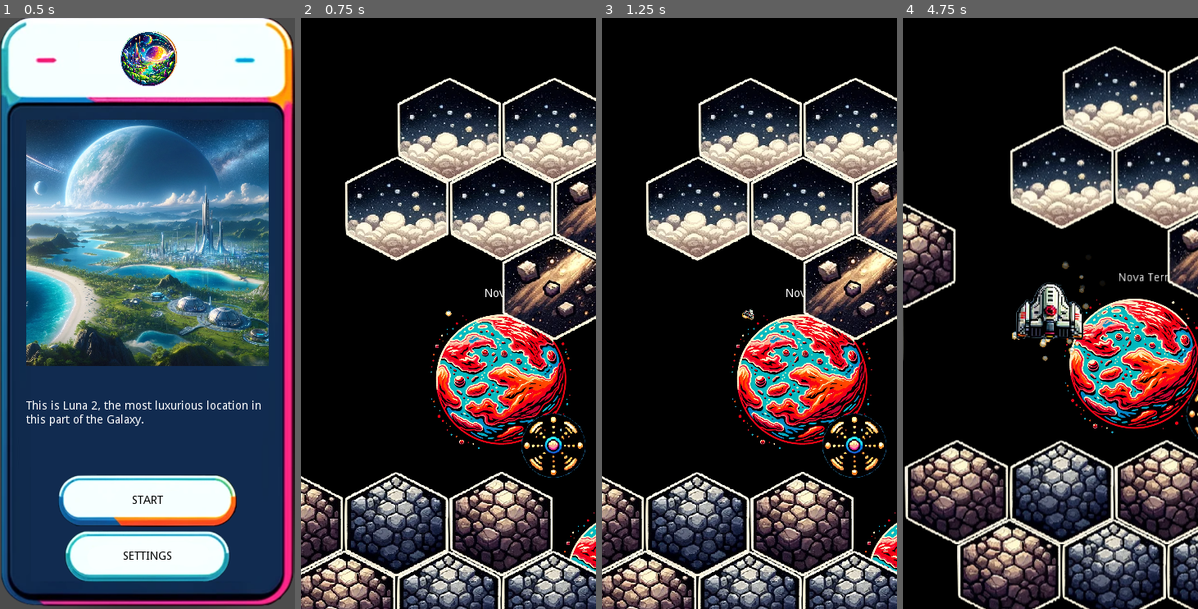
Above: before the commit, frames 1-4 (left to right).
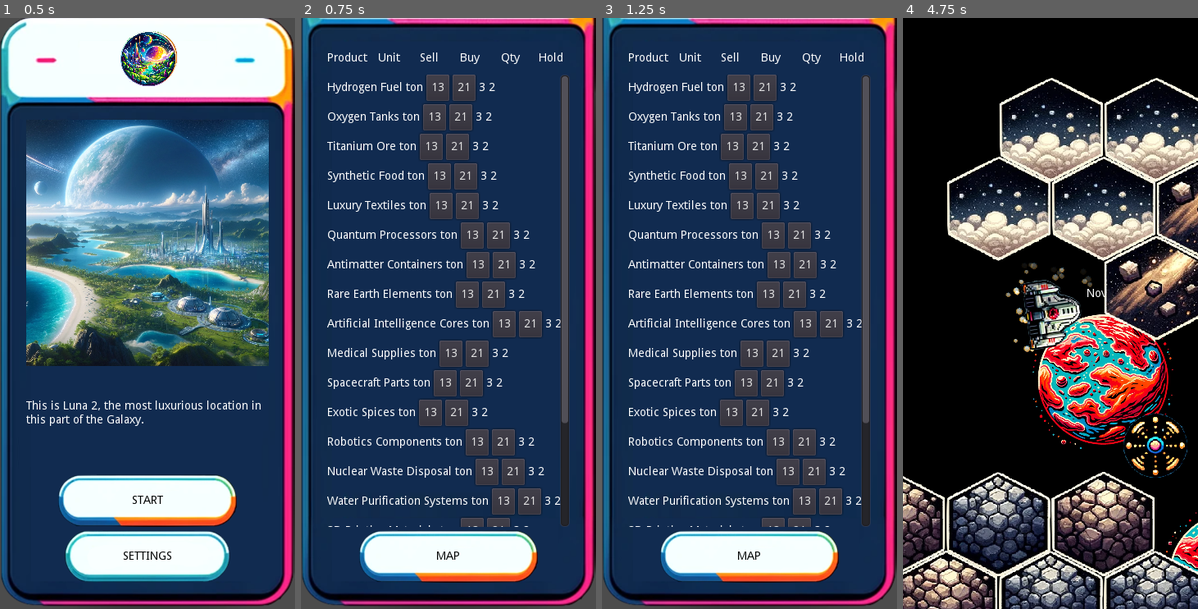
Above: after the commit, the same moments.

Repository: alexkorep/luna2
Game: Godot game, scene res://scenes/intro/intro.tscn
Same seed, same stepped clock (60 frames per second), same inputs: the game is played once before the commit and once after it.
Inputs (mouse positions are in pixels of both pictures, inside the frame that each line leads up to):
- Up to frame 1 (0.5 s): no input
- Up to frame 2 (0.75 s): click "Start" at 0.5 s
- Up to frame 3 (1.25 s): no input
- Up to frame 4 (4.75 s): click (1050, 555) at 1.25 s, where only the run after the commit has a clickable "Map"; move the mouse to (1115, 283) at 2.02 s; click (1115, 283) at 2.17 s; move the mouse to (991, 343) at 2.77 s; click (991, 343) at 2.92 s; move the mouse to (1080, 183) at 3.52 s; click (1080, 183) at 3.67 s; move the mouse to (1035, 431) at 4.27 s; click (1035, 431) at 4.42 s

Frame 1 is identical in both runs. In frame 2, 97% of the frame differs, in the area x 0-100%, y 0-100%; in frame 3, 97%; in frame 4, 58%.

Commit message:
Fill trade screen with goods

Diff:
--- a/src/project.godot
+++ b/src/project.godot
@@ -18,11 +18,6 @@
 "class": "Player",
 "language": "GDScript",
 "path": "res://scripts/trading/player.gd"
-}, {
-"base": "Node",
-"class": "PlayerData",
-"language": "GDScript",
-"path": "res://scripts/trading/planets_data.gd"
 }, {
 "base": "KinematicBody2D",
 "class": "Spaceship",
@@ -47,7 +42,6 @@
 _global_script_class_icons={
 "Market": "",
 "Player": "",
-"PlayerData": "",
 "Spaceship": "",
 "SpaceshipStateMachine": "",
 "State": "",
@@ -63,6 +57,7 @@
 [autoload]
 
 PlanetsData="*res://scripts/trading/planets_data.gd"
+GoodsData="*res://scripts/trading/goods_data.gd"
 
 [display]
 
--- a/src/scenes/intro/intro.gd
+++ b/src/scenes/intro/intro.gd
@@ -36,7 +36,7 @@
 
 
 func _on_NewGameTextureButton_pressed():
-	get_tree().change_scene("res://scenes/space/space.tscn")
+	get_tree().change_scene("res://scenes/trade_screen/trade_screen.tscn")
 
 
 func _on_SettingsTextureButton_pressed():
--- a/src/scenes/space/space.gd
+++ b/src/scenes/space/space.gd
@@ -86,4 +86,4 @@
 
 func _on_Spaceship_ship_submerged():
 	# TODO Save the planet to the global state
-	get_tree().change_scene("res://scenes/trade/trade.tscn")
+	get_tree().change_scene("res://scenes/trade_screen/trade_screen.tscn")
--- a/src/scenes/trade_screen/trade_item.tscn
+++ b/src/scenes/trade_screen/trade_item.tscn
@@ -6,6 +6,7 @@
 anchor_right = 1.0
 margin_bottom = 32.0
 rect_min_size = Vector2( 0, 32 )
+mouse_filter = 1
 script = ExtResource( 1 )
 buy = 20
 
--- a/src/scenes/trade_screen/trade_screen.gd
+++ b/src/scenes/trade_screen/trade_screen.gd
@@ -5,10 +5,28 @@
 # var a = 2
 # var b = "text"
 
+onready var ProductsVBoxContainer = $NinePatchRect/MarginContainer/MainVBoxContainer/ScrollContainer/ProductsVBoxContainer
+var trade_item = preload('res://scenes/trade_screen/trade_item.tscn')
 
 # Called when the node enters the scene tree for the first time.
 func _ready():
-	pass # Replace with function body.
+	fill_goods()
+
+func fill_goods():
+	# clear ProductsVBoxContainer children
+	for child in ProductsVBoxContainer.get_children():
+		child.queue_free()
+
+	# fill ProductsVBoxContainer with goods
+	var goods = GoodsData.goods
+	for good in goods:
+		var trade_item_instance = trade_item.instance()
+		trade_item_instance.product = good["Name"]
+		trade_item_instance.buy = 21
+		trade_item_instance.sell = 13
+		trade_item_instance.qty = 3
+		trade_item_instance.hold = 2
+		ProductsVBoxContainer.add_child(trade_item_instance)
 
 
 # Called every frame. 'delta' is the elapsed time since the previous frame.
--- a/src/scenes/trade_screen/trade_screen.tscn
+++ b/src/scenes/trade_screen/trade_screen.tscn
@@ -11,6 +11,7 @@
 anchor_right = 1.0
 anchor_bottom = 1.0
 rect_pivot_offset = Vector2( -208, 441 )
+mouse_filter = 1
 script = ExtResource( 5 )
 
 [node name="NinePatchRect" type="NinePatchRect" parent="."]
@@ -32,22 +33,19 @@
 margin_top = 33.0
 margin_right = -32.0
 margin_bottom = -32.0
+mouse_filter = 2
 
 [node name="MainVBoxContainer" type="VBoxContainer" parent="NinePatchRect/MarginContainer"]
 margin_right = 296.0
 margin_bottom = 655.0
+mouse_filter = 2
 
-[node name="ProductsVBoxContainer" type="VBoxContainer" parent="NinePatchRect/MarginContainer/MainVBoxContainer"]
-margin_right = 296.0
-margin_bottom = 587.0
-size_flags_vertical = 3
-
-[node name="HBoxContainer" type="HBoxContainer" parent="NinePatchRect/MarginContainer/MainVBoxContainer/ProductsVBoxContainer"]
+[node name="HBoxContainer" type="HBoxContainer" parent="NinePatchRect/MarginContainer/MainVBoxContainer"]
 margin_right = 296.0
 margin_bottom = 32.0
 rect_min_size = Vector2( 0, 32 )
 
-[node name="ProductLabel" type="Label" parent="NinePatchRect/MarginContainer/MainVBoxContainer/ProductsVBoxContainer/HBoxContainer"]
+[node name="ProductLabel" type="Label" parent="NinePatchRect/MarginContainer/MainVBoxContainer/HBoxContainer"]
 margin_right = 49.0
 margin_bottom = 32.0
 size_flags_horizontal = 3
@@ -56,7 +54,7 @@
 align = 1
 valign = 1
 
-[node name="UnitLabel" type="Label" parent="NinePatchRect/MarginContainer/MainVBoxContainer/ProductsVBoxContainer/HBoxContainer"]
+[node name="UnitLabel" type="Label" parent="NinePatchRect/MarginContainer/MainVBoxContainer/HBoxContainer"]
 margin_left = 53.0
 margin_right = 98.0
 margin_bottom = 32.0
@@ -66,7 +64,7 @@
 align = 1
 valign = 1
 
-[node name="SellLabel" type="Label" parent="NinePatchRect/MarginContainer/MainVBoxContainer/ProductsVBoxContainer/HBoxContainer"]
+[node name="SellLabel" type="Label" parent="NinePatchRect/MarginContainer/MainVBoxContainer/HBoxContainer"]
 margin_left = 102.0
 margin_right = 147.0
 margin_bottom = 32.0
@@ -76,7 +74,7 @@
 align = 1
 valign = 1
 
-[node name="BuyLabel" type="Label" parent="NinePatchRect/MarginContainer/MainVBoxContainer/ProductsVBoxContainer/HBoxContainer"]
+[node name="BuyLabel" type="Label" parent="NinePatchRect/MarginContainer/MainVBoxContainer/HBoxContainer"]
 margin_left = 151.0
 margin_right = 197.0
 margin_bottom = 32.0
@@ -86,7 +84,7 @@
 align = 1
 valign = 1
 
-[node name="QtyLabel" type="Label" parent="NinePatchRect/MarginContainer/MainVBoxContainer/ProductsVBoxContainer/HBoxContainer"]
+[node name="QtyLabel" type="Label" parent="NinePatchRect/MarginContainer/MainVBoxContainer/HBoxContainer"]
 margin_left = 201.0
 margin_right = 246.0
 margin_bottom = 32.0
@@ -96,7 +94,7 @@
 align = 1
 valign = 1
 
-[node name="HoldLabel" type="Label" parent="NinePatchRect/MarginContainer/MainVBoxContainer/ProductsVBoxContainer/HBoxContainer"]
+[node name="HoldLabel" type="Label" parent="NinePatchRect/MarginContainer/MainVBoxContainer/HBoxContainer"]
 margin_left = 250.0
 margin_right = 296.0
 margin_bottom = 32.0
@@ -106,20 +104,27 @@
 align = 1
 valign = 1
 
-[node name="TradeItem1" parent="NinePatchRect/MarginContainer/MainVBoxContainer/ProductsVBoxContainer" instance=ExtResource( 2 )]
+[node name="ScrollContainer" type="ScrollContainer" parent="NinePatchRect/MarginContainer/MainVBoxContainer"]
+margin_top = 36.0
+margin_right = 296.0
+margin_bottom = 587.0
+mouse_filter = 1
+size_flags_vertical = 3
+
+[node name="ProductsVBoxContainer" type="VBoxContainer" parent="NinePatchRect/MarginContainer/MainVBoxContainer/ScrollContainer"]
+margin_bottom = 551.0
+size_flags_vertical = 3
+
+[node name="TradeItem2" parent="NinePatchRect/MarginContainer/MainVBoxContainer/ScrollContainer/ProductsVBoxContainer" instance=ExtResource( 2 )]
+anchor_right = 0.0
+product = "Silver"
+
+[node name="TradeItem1" parent="NinePatchRect/MarginContainer/MainVBoxContainer/ScrollContainer/ProductsVBoxContainer" instance=ExtResource( 2 )]
 anchor_right = 0.0
 margin_top = 36.0
-margin_right = 296.0
 margin_bottom = 68.0
 buy = 876
 sell = 800
-
-[node name="TradeItem2" parent="NinePatchRect/MarginContainer/MainVBoxContainer/ProductsVBoxContainer" instance=ExtResource( 2 )]
-anchor_right = 0.0
-margin_top = 72.0
-margin_right = 296.0
-margin_bottom = 104.0
-product = "Silver"
 
 [node name="PlayTextureButton" type="TextureButton" parent="NinePatchRect/MarginContainer/MainVBoxContainer"]
 margin_top = 591.0
--- a/src/scripts/trading/goods.gd
+++ /dev/null
@@ -1,144 +0,0 @@
-var goods = {
-  "goods": [
-	{
-	  "Name": "Hydrogen Fuel",
-	  "ID": "hydrogen_fuel",
-	  "Description": "Abundant on gas giants; cheaper on planets with advanced technology for efficient extraction.",
-	  "MinTechLevel": 3,
-	  "BasePricePerTechLevel": [600, 580, 500, 480, 460, 450, 440, 430, 420, 410]
-	},
-	{
-	  "Name": "Oxygen Tanks",
-	  "ID": "oxygen_tanks",
-	  "Description": "High demand on planets with harsh climates or lacking atmosphere; price drops on planets with advanced environmental control technology.",
-	  "MinTechLevel": 4,
-	  "BasePricePerTechLevel": [800, 780, 760, 750, 730, 710, 690, 670, 650, 630]
-	},
-	{
-	  "Name": "Titanium Ore",
-	  "ID": "titanium_ore",
-	  "Description": "Cheaper on planets rich in metallic resources; expensive on technologically advanced planets for construction and manufacturing.",
-	  "MinTechLevel": 2,
-	  "BasePricePerTechLevel": [1300, 1280, 1200, 1180, 1160, 1140, 1120, 1100, 1080, 1060]
-	},
-	{
-	  "Name": "Synthetic Food",
-	  "ID": "synthetic_food",
-	  "Description": "Price increases on overpopulated or agriculturally poor planets; cheaper on planets with advanced biotech facilities.",
-	  "MinTechLevel": 5,
-	  "BasePricePerTechLevel": [320, 340, 360, 380, 300, 280, 260, 240, 220, 200]
-	},
-	{
-	  "Name": "Luxury Textiles",
-	  "ID": "luxury_textiles",
-	  "Description": "High demand on wealthy, culturally rich planets; less valuable on low-population or utilitarian societies.",
-	  "MinTechLevel": 6,
-	  "BasePricePerTechLevel": [2100, 2080, 2060, 2040, 2020, 2000, 1980, 1960, 1940, 1920]
-	},
-	{
-	  "Name": "Quantum Processors",
-	  "ID": "quantum_processors",
-	  "Description": "Extremely valuable on technologically backward planets; cheaper on advanced scientific hubs.",
-	  "MinTechLevel": 9,
-	  "BasePricePerTechLevel": [12000, 11800, 11600, 11400, 11200, 11000, 10800, 10600, 10000, 9800]
-	},
-	{
-	  "Name": "Antimatter Containers",
-	  "ID": "antimatter_containers",
-	  "Description": "High demand on technologically advanced military bases; lower demand and price on peaceful or low-tech planets.",
-	  "MinTechLevel": 10,
-	  "BasePricePerTechLevel": [60000, 58000, 56000, 54000, 52000, 50000, 48000, 46000, 44000, 42000]
-	},
-	{
-	  "Name": "Rare Earth Elements",
-	  "ID": "rare_earth_elements",
-	  "Description": "Price varies greatly depending on a planet's natural resource abundance and technological needs.",
-	  "MinTechLevel": 3,
-	  "BasePricePerTechLevel": [5200, 5100, 5000, 4900, 4800, 4700, 4600, 4500, 4400, 4300]
-	},
-	{
-	  "Name": "Artificial Intelligence Cores",
-	  "ID": "artificial_intelligence_cores",
-	  "Description": "Extremely high value on technologically primitive planets; common and less expensive on advanced science worlds.",
-	  "MinTechLevel": 8,
-	  "BasePricePerTechLevel": [18000, 17500, 17000, 16500, 16000, 15500, 15000, 14500, 14000, 15000]
-	},
-	{
-	  "Name": "Medical Supplies",
-	  "ID": "medical_supplies",
-	  "Description": "Essential on war-torn or disease-stricken planets, raising prices; cheaper on planets with advanced healthcare systems.",
-	  "MinTechLevel": 5,
-	  "BasePricePerTechLevel": [2700, 2650, 2600, 2550, 2500, 2450, 2400, 2350, 2300, 2250]
-	},
-	{
-	  "Name": "Spacecraft Parts",
-	  "ID": "spacecraft_parts",
-	  "Description": "High demand on planets with significant space traffic; less valuable on isolated or primitive worlds.",
-	  "MinTechLevel": 7,
-	  "BasePricePerTechLevel": [3200, 3150, 3100, 3050, 3000, 2950, 2900, 2850, 2800, 2750]
-	},
-	{
-	  "Name": "Exotic Spices",
-	  "ID": "exotic_spices",
-	  "Description": "Luxury item, expensive on culturally rich or high-population planets; less valuable on utilitarian or low-population planets.",
-	  "MinTechLevel": 1,
-	  "BasePricePerTechLevel": [1900, 1880, 1860, 1840, 1820, 1800, 1780, 1760, 1740, 1720]
-	},
-	{
-	  "Name": "Robotics Components",
-	  "ID": "robotics_components",
-	  "Description": "More expensive on industrial planets; cheaper on planets with advanced robotics technology.",
-	  "MinTechLevel": 6,
-	  "BasePricePerTechLevel": [4700, 4650, 4600, 4550, 4500, 4450, 4400, 4350, 4300, 4250]
-	},
-	{
-	  "Name": "Nuclear Waste Disposal",
-	  "ID": "nuclear_waste_disposal",
-	  "Description": "Necessary service for planets with nuclear technology; not required on planets with alternative energy sources.",
-	  "MinTechLevel": 7,
-	  "BasePricePerTechLevel": [-400, -420, -440, -460, -480, -500, -520, -540, -560, -580]
-	},
-	{
-	  "Name": "Water Purification Systems",
-	  "ID": "water_purification_systems",
-	  "Description": "Essential on arid or polluted planets, increasing demand; less needed on planets with abundant clean water.",
-	  "MinTechLevel": 4,
-	  "BasePricePerTechLevel": [1600, 1580, 1560, 1540, 1520, 1500, 1480, 1460, 1440, 1420]
-	},
-	{
-	  "Name": "3D Printing Materials",
-	  "ID": "3d_printing_materials",
-	  "Description": "In high demand on manufacturing and construction-heavy planets; less valuable on low-tech worlds.",
-	  "MinTechLevel": 5,
-	  "BasePricePerTechLevel": [850, 840, 830, 820, 810, 800, 790, 780, 770, 760]
-	},
-	{
-	  "Name": "Holographic Art",
-	  "ID": "holographic_art",
-	  "Description": "Luxury good, highly valued on culturally advanced planets; less interesting for technologically backward planets.",
-	  "MinTechLevel": 6,
-	  "BasePricePerTechLevel": [2300, 2280, 2260, 2240, 2220, 2200, 2180, 2160, 2140, 2120]
-	},
-	{
-	  "Name": "Biotech Seeds",
-	  "ID": "biotech_seeds",
-	  "Description": "Essential for agricultural development on barren planets; less valuable on planets with established agriculture.",
-	  "MinTechLevel": 5,
-	  "BasePricePerTechLevel": [1050, 1040, 1030, 1020, 1010, 1000, 990, 980, 970, 960]
-	},
-	{
-	  "Name": "Nano-repair Kits",
-	  "ID": "nano_repair_kits",
-	  "Description": "High value in industrial and high-tech societies; less necessary on low-tech or primitive planets.",
-	  "MinTechLevel": 7,
-	  "BasePricePerTechLevel": [3600, 3550, 3500, 3450, 3400, 3350, 3300, 3250, 3200, 3150]
-	},
-	{
-	  "Name": "Cryogenic Life Pods",
-	  "ID": "cryogenic_life_pods",
-	  "Description": "Essential for long-duration space travel or extreme preservation needs.",
-	  "MinTechLevel": 8,
-	  "BasePricePerTechLevel": [7200, 7150, 7100, 7050, 7000, 6950, 6900, 6850, 6800, 6750]
-	}
-  ]
-}
--- /dev/null
+++ b/src/scripts/trading/goods_data.gd
@@ -0,0 +1,144 @@
+extends Node
+
+var goods = [
+	{
+	"Name": "Hydrogen Fuel",
+	"ID": "hydrogen_fuel",
+	"Description": "Abundant on gas giants; cheaper on planets with advanced technology for efficient extraction.",
+	"MinTechLevel": 3,
+	"BasePricePerTechLevel": [600, 580, 500, 480, 460, 450, 440, 430, 420, 410]
+	},
+	{
+	"Name": "Oxygen Tanks",
+	"ID": "oxygen_tanks",
+	"Description": "High demand on planets with harsh climates or lacking atmosphere; price drops on planets with advanced environmental control technology.",
+	"MinTechLevel": 4,
+	"BasePricePerTechLevel": [800, 780, 760, 750, 730, 710, 690, 670, 650, 630]
+	},
+	{
+	"Name": "Titanium Ore",
+	"ID": "titanium_ore",
+	"Description": "Cheaper on planets rich in metallic resources; expensive on technologically advanced planets for construction and manufacturing.",
+	"MinTechLevel": 2,
+	"BasePricePerTechLevel": [1300, 1280, 1200, 1180, 1160, 1140, 1120, 1100, 1080, 1060]
+	},
+	{
+	"Name": "Synthetic Food",
+	"ID": "synthetic_food",
+	"Description": "Price increases on overpopulated or agriculturally poor planets; cheaper on planets with advanced biotech facilities.",
+	"MinTechLevel": 5,
+	"BasePricePerTechLevel": [320, 340, 360, 380, 300, 280, 260, 240, 220, 200]
+	},
+	{
+	"Name": "Luxury Textiles",
+	"ID": "luxury_textiles",
+	"Description": "High demand on wealthy, culturally rich planets; less valuable on low-population or utilitarian societies.",
+	"MinTechLevel": 6,
+	"BasePricePerTechLevel": [2100, 2080, 2060, 2040, 2020, 2000, 1980, 1960, 1940, 1920]
+	},
+	{
+	"Name": "Quantum Processors",
+	"ID": "quantum_processors",
+	"Description": "Extremely valuable on technologically backward planets; cheaper on advanced scientific hubs.",
+	"MinTechLevel": 9,
+	"BasePricePerTechLevel": [12000, 11800, 11600, 11400, 11200, 11000, 10800, 10600, 10000, 9800]
+	},
+	{
+	"Name": "Antimatter Containers",
+	"ID": "antimatter_containers",
+	"Description": "High demand on technologically advanced military bases; lower demand and price on peaceful or low-tech planets.",
+	"MinTechLevel": 10,
+	"BasePricePerTechLevel": [60000, 58000, 56000, 54000, 52000, 50000, 48000, 46000, 44000, 42000]
+	},
+	{
+	"Name": "Rare Earth Elements",
+	"ID": "rare_earth_elements",
+	"Description": "Price varies greatly depending on a planet's natural resource abundance and technological needs.",
+	"MinTechLevel": 3,
+	"BasePricePerTechLevel": [5200, 5100, 5000, 4900, 4800, 4700, 4600, 4500, 4400, 4300]
+	},
+	{
+	"Name": "Artificial Intelligence Cores",
+	"ID": "artificial_intelligence_cores",
+	"Description": "Extremely high value on technologically primitive planets; common and less expensive on advanced science worlds.",
+	"MinTechLevel": 8,
+	"BasePricePerTechLevel": [18000, 17500, 17000, 16500, 16000, 15500, 15000, 14500, 14000, 15000]
+	},
+	{
+	"Name": "Medical Supplies",
+	"ID": "medical_supplies",
+	"Description": "Essential on war-torn or disease-stricken planets, raising prices; cheaper on planets with advanced healthcare systems.",
+	"MinTechLevel": 5,
+	"BasePricePerTechLevel": [2700, 2650, 2600, 2550, 2500, 2450, 2400, 2350, 2300, 2250]
+	},
+	{
+	"Name": "Spacecraft Parts",
+	"ID": "spacecraft_parts",
+	"Description": "High demand on planets with significant space traffic; less valuable on isolated or primitive worlds.",
+	"MinTechLevel": 7,
+	"BasePricePerTechLevel": [3200, 3150, 3100, 3050, 3000, 2950, 2900, 2850, 2800, 2750]
+	},
+	{
+	"Name": "Exotic Spices",
+	"ID": "exotic_spices",
+	"Description": "Luxury item, expensive on culturally rich or high-population planets; less valuable on utilitarian or low-population planets.",
+	"MinTechLevel": 1,
+	"BasePricePerTechLevel": [1900, 1880, 1860, 1840, 1820, 1800, 1780, 1760, 1740, 1720]
+	},
+	{
+	"Name": "Robotics Components",
+	"ID": "robotics_components",
+	"Description": "More expensive on industrial planets; cheaper on planets with advanced robotics technology.",
+	"MinTechLevel": 6,
+	"BasePricePerTechLevel": [4700, 4650, 4600, 4550, 4500, 4450, 4400, 4350, 4300, 4250]
+	},
+	{
+	"Name": "Nuclear Waste Disposal",
+	"ID": "nuclear_waste_disposal",
+	"Description": "Necessary service for planets with nuclear technology; not required on planets with alternative energy sources.",
+	"MinTechLevel": 7,
+	"BasePricePerTechLevel": [-400, -420, -440, -460, -480, -500, -520, -540, -560, -580]
+	},
+	{
+	"Name": "Water Purification Systems",
+	"ID": "water_purification_systems",
+	"Description": "Essential on arid or polluted planets, increasing demand; less needed on planets with abundant clean water.",
+	"MinTechLevel": 4,
+	"BasePricePerTechLevel": [1600, 1580, 1560, 1540, 1520, 1500, 1480, 1460, 1440, 1420]
+	},
+	{
+	"Name": "3D Printing Materials",
+	"ID": "3d_printing_materials",
+	"Description": "In high demand on manufacturing and construction-heavy planets; less valuable on low-tech worlds.",
+	"MinTechLevel": 5,
+	"BasePricePerTechLevel": [850, 840, 830, 820, 810, 800, 790, 780, 770, 760]
+	},
+	{
+	"Name": "Holographic Art",
+	"ID": "holographic_art",
+	"Description": "Luxury good, highly valued on culturally advanced planets; less interesting for technologically backward planets.",
+	"MinTechLevel": 6,
+	"BasePricePerTechLevel": [2300, 2280, 2260, 2240, 2220, 2200, 2180, 2160, 2140, 2120]
+	},
+	{
+	"Name": "Biotech Seeds",
+	"ID": "biotech_seeds",
+	"Description": "Essential for agricultural development on barren planets; less valuable on planets with established agriculture.",
+	"MinTechLevel": 5,
+	"BasePricePerTechLevel": [1050, 1040, 1030, 1020, 1010, 1000, 990, 980, 970, 960]
+	},
+	{
+	"Name": "Nano-repair Kits",
+	"ID": "nano_repair_kits",
+	"Description": "High value in industrial and high-tech societies; less necessary on low-tech or primitive planets.",
+	"MinTechLevel": 7,
+	"BasePricePerTechLevel": [3600, 3550, 3500, 3450, 3400, 3350, 3300, 3250, 3200, 3150]
+	},
+	{
+	"Name": "Cryogenic Life Pods",
+	"ID": "cryogenic_life_pods",
+	"Description": "Essential for long-duration space travel or extreme preservation needs.",
+	"MinTechLevel": 8,
+	"BasePricePerTechLevel": [7200, 7150, 7100, 7050, 7000, 6950, 6900, 6850, 6800, 6750]
+	}
+]
--- a/src/scripts/trading/planets_data.gd
+++ b/src/scripts/trading/planets_data.gd
@@ -1,4 +1,3 @@
-class_name PlayerData
 extends Node
 
 var planets = [
